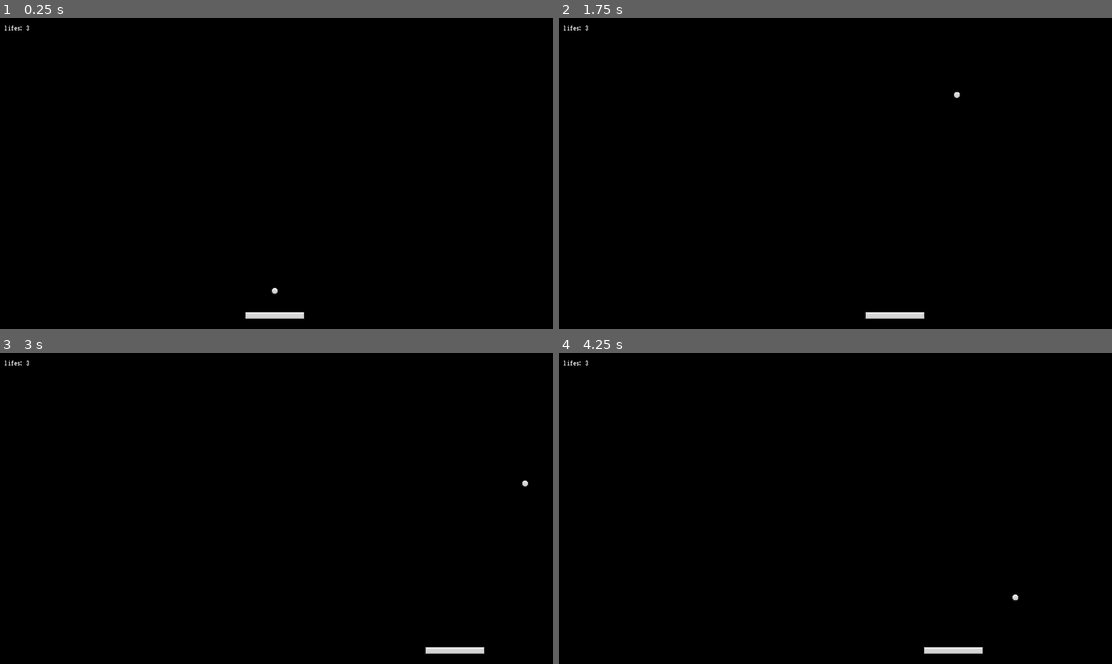
Above: before the commit, frames 1-4 (two rows, left to right).
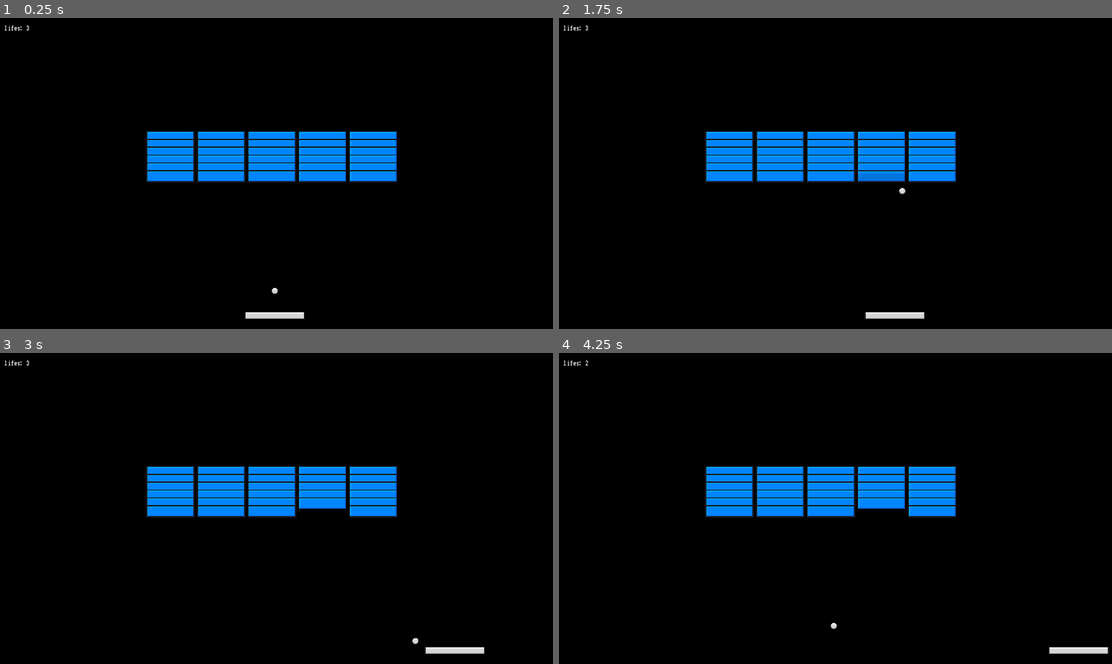
Above: after the commit, the same moments.

Repository: dazheng6/Brick-Breaker-2
Game: Godot game, scene res://Scenes/main.tscn
Same seed, same stepped clock (60 frames per second), same inputs: the game is played once before the commit and once after it.
Inputs:
- Up to frame 1 (0.25 s): no input
- Up to frame 2 (1.75 s): tap Enter at 0.5 s; hold D (right) 0.53-1.28 s; tap Space at 1.25 s; hold A (left) from 1.28 s (still down)
- Up to frame 3 (3 s): release A (left) at 2.03 s; hold D (right) from 2.03 s (still down); tap Enter at 2.75 s
- Up to frame 4 (4.25 s): release D (right) at 3.53 s; hold A (left) from 3.53 s (still down)

The runs differ from the first frame. In frame 1, 7.2% of the frame differs, in the area x 26-72%, y 36-53%; in frame 2, 7.3%; in frame 3, 7.1%; in frame 4, 7.6%, in the area x 4-100%, y 2-97%.
Error before the commit: Cannot call method 'instantiate' on a null value. (res://Scripts/brick_spawner.gd:24)

Commit message:
Checkpoint 1

Diff:
--- a/Scenes/brick.tscn
+++ b/Scenes/brick.tscn
@@ -4,9 +4,10 @@
 [ext_resource type="Texture2D" uid="uid://d06ws4g0pu0q0" path="res://Assets/Brick-Blue.png" id="1_ygc8g"]
 
 [sub_resource type="RectangleShape2D" id="RectangleShape2D_j4147"]
-size = Vector2(398, 100)
+size = Vector2(100, 25)
 
 [node name="Brick" type="RigidBody2D"]
+collision_layer = 8
 lock_rotation = true
 freeze = true
 script = ExtResource("1_01fhl")
@@ -16,4 +17,5 @@
 texture = ExtResource("1_ygc8g")
 
 [node name="CollisionShape2D" type="CollisionShape2D" parent="."]
+position = Vector2(0, 0.5)
 shape = SubResource("RectangleShape2D_j4147")
--- a/Scenes/main.tscn
+++ b/Scenes/main.tscn
@@ -6,6 +6,7 @@
 [ext_resource type="PackedScene" uid="uid://c5wkdpvc8u4xs" path="res://Scenes/death_zone.tscn" id="4_al11a"]
 [ext_resource type="PackedScene" uid="uid://ueua8tijq8sd" path="res://Scenes/ui.tscn" id="5_5p4yv"]
 [ext_resource type="Script" path="res://Scripts/brick_spawner.gd" id="6_ipf6q"]
+[ext_resource type="PackedScene" uid="uid://cox6rik6cp7tm" path="res://Scenes/brick.tscn" id="7_v6yaw"]
 
 [node name="main" type="Node"]
 
@@ -43,7 +44,10 @@
 [node name="DeathZone" parent="." instance=ExtResource("4_al11a")]
 position = Vector2(579, 726)
 
-[node name="BrickSpawner" type="Node" parent="."]
+[node name="BrickSpawner" type="Node" parent="." node_paths=PackedStringArray("spawn_start")]
 script = ExtResource("6_ipf6q")
+brick_scene = ExtResource("7_v6yaw")
+margin = Vector2(80, 10)
+spawn_start = NodePath("../Marker2D")
 
 [node name="Marker2D" type="Marker2D" parent="."]
--- a/Scripts/ball.gd
+++ b/Scripts/ball.gd
@@ -6,7 +6,7 @@
 
 const VELOCTIY_LIMIT = 40
 
-@export var ball_speed = 20
+@export var ball_speed = 15
 @export var lifes = 3
 @export var death_zone: DeathZone
 @export var ui: UI
@@ -26,6 +26,10 @@
 	var collision = move_and_collide(velocity * ball_speed * delta)
 	if (!collision):
 		return
+
+	var collider = collision.get_collider()
+	if collider is Brick:
+		collider.decrease_level()
 
 	velocity = velocity.bounce(collision.get_normal())
 
--- a/Scripts/brick_spawner.gd
+++ b/Scripts/brick_spawner.gd
@@ -5,8 +5,8 @@
 const COLUMNS = 5
 const ROWS = 6
 
-@onready var ball = $"../Ball"
-@onready var ui = $"../UI"
+@onready var ball = $"../Ball" as Bal
+@onready var ui = $"../UI" as UI
 
 @export var brick_scene: PackedScene
 @export var margin: Vector2 = Vector2(8, 8)
@@ -16,11 +16,30 @@
 
 # Called when the node enters the scene tree for the first time.
 func _ready():
-	pass # Replace with function body.
+	spawn()
 
 
 # Called every frame. 'delta' is the elapsed time since the previous frame.
-func _process(delta):
+func spawn():
 	var test_brick = brick_scene.instantiate() as Brick
 	add_child(test_brick)
-	var brick_size = test_brick.get_size() * .25
+	var brick_size = test_brick.get_size()
+	test_brick.queue_free()
+
+	var row_width = brick_size.x * COLUMNS + margin.x * (COLUMNS - 1)
+	var spawn_position_x = ((-row_width + brick_size.x + margin.x) / 2) + 130
+	var spawn_position_y = spawn_start.position.y
+
+	for i in ROWS:
+		for j in COLUMNS:
+			var brick = brick_scene.instantiate() as Brick
+			add_child(brick)
+			var x = spawn_position_x + j * (margin.x + brick.get_size().x ) + 400
+			var y = spawn_position_y + i * (margin.y + brick.get_size().y ) + 250
+			brick.set_position(Vector2(x, y ))
+			brick.brick_destroyed.connect(on_brick_destroyed)
+
+func on_brick_destroyed():
+	brick_count -= 1
+	if brick_count == 0:
+		ball.stop_ball()
Not shown: 1 places in Scenes/main.tscn that only renumber resources
